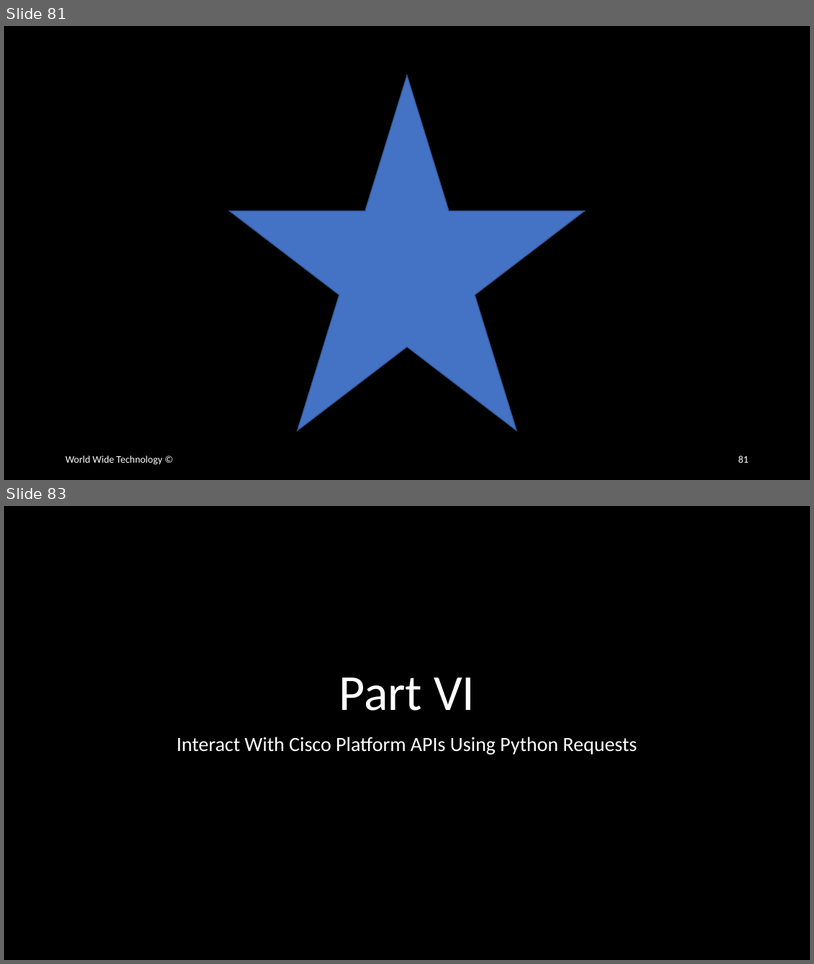
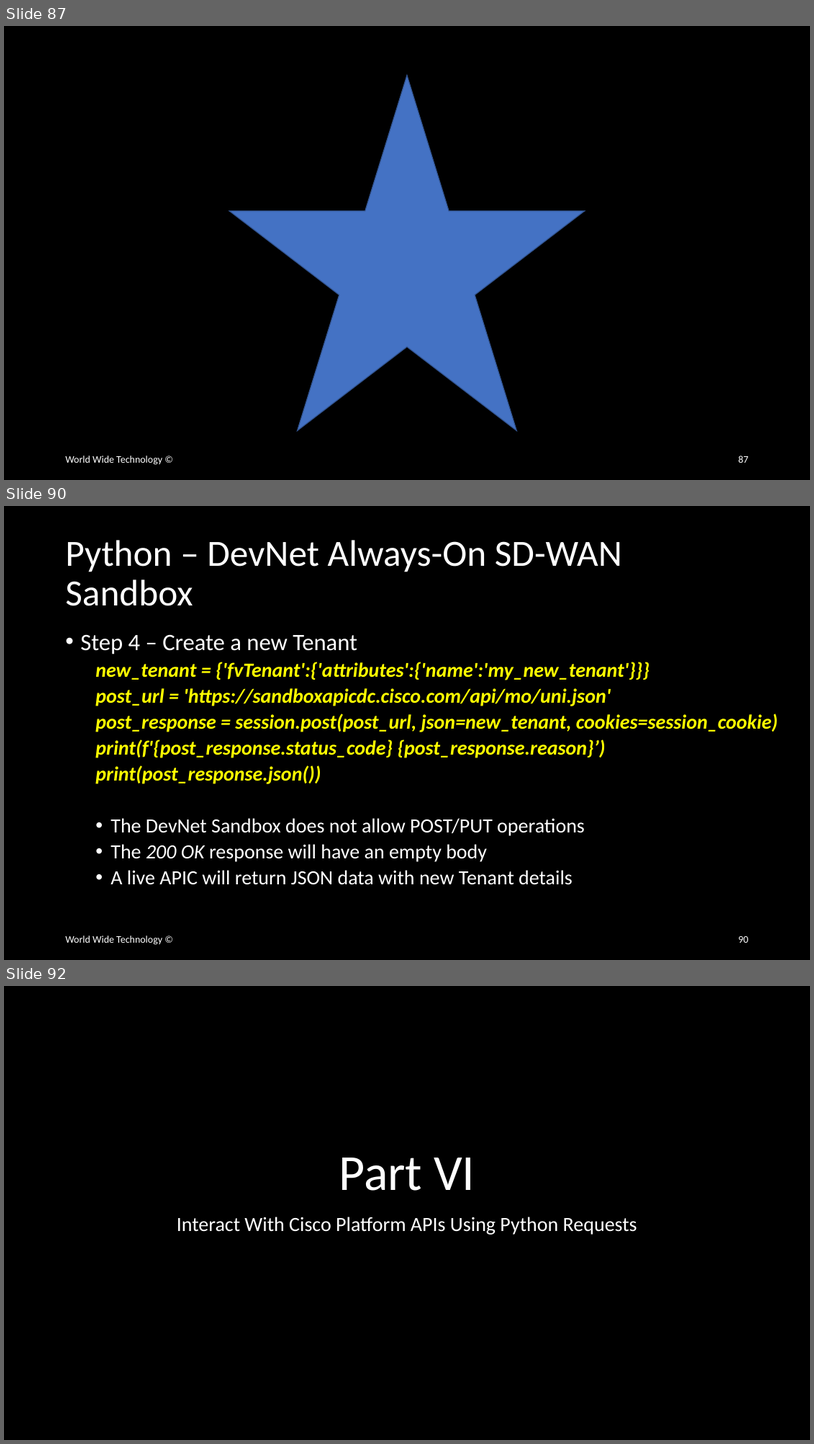
Before and after one commit to wwt/curl-requests-foundations, a slide deck: curl-requests-foundations.pptx. Shown one above the other, each under a label of ours: slides 81 and 83 before the commit, slides 87, 90 and 92 after it; the slides between them are not shown. The pictures are 814x964 and 814x1444 pixels, drawn with LibreOffice and Linux fonts; fonts in the diff are those of the drawing. Boxes give left, top, right and bottom in pixels: in the first picture for what was removed or moved away, otherwise in the second. Text is boxed around its words. In the diff, an @@ line names an element or a change of style, - is before the commit and + after.

```diff
--- a/curl-requests-foundations.pptx
+++ b/curl-requests-foundations.pptx
@@ slide 90 added at box(4, 506, 810, 960), background #000000 @@
@@ title added at box(65, 540, 622, 606), 44 pt, text #FFFFFF @@
+Python – DevNet Always-On SD-WAN Sandbox
@@ text added at box(80, 634, 779, 885), 24 pt, text #FFFF00, bold, italic @@
+• Step 4 – Create a new Tenant
+  new_tenant = {'fvTenant':{'attributes':{'name':'my_new_tenant'}}}
+  post_url = 'https://sandboxapicdc.cisco.com/api/mo/uni.json'
+  post_response = session.post(post_url, json=new_tenant, cookies=session_cookie)
+  print(f'{post_response.status_code} {post_response.reason}’)
+  print(post_response.json())
+  • The DevNet Sandbox does not allow POST/PUT operations
+  • The 200 OK response will have an empty body
+  • A live APIC will return JSON data with new Tenant details
@@ text added at box(65, 935, 162, 944), 12 pt, text #FFFFFF @@
+World Wide Technology ©
@@ page number added at box(738, 936, 748, 942), 12 pt, text #FFFFFF @@
+90
@@ what was slide 81 is now slide 87 @@
@@ page number at box(738, 455, 748, 462): text changed @@
-81
+87
@@ what was slide 83 is now slide 92 @@
```
Also in this commit, not shown: 8 other slides added.
